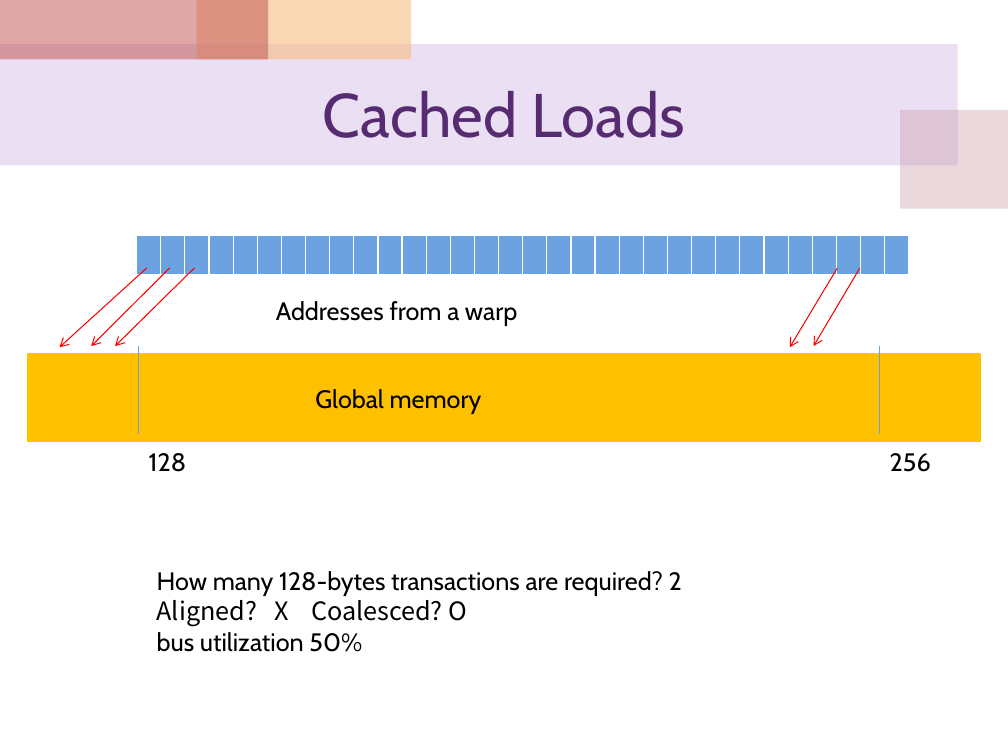
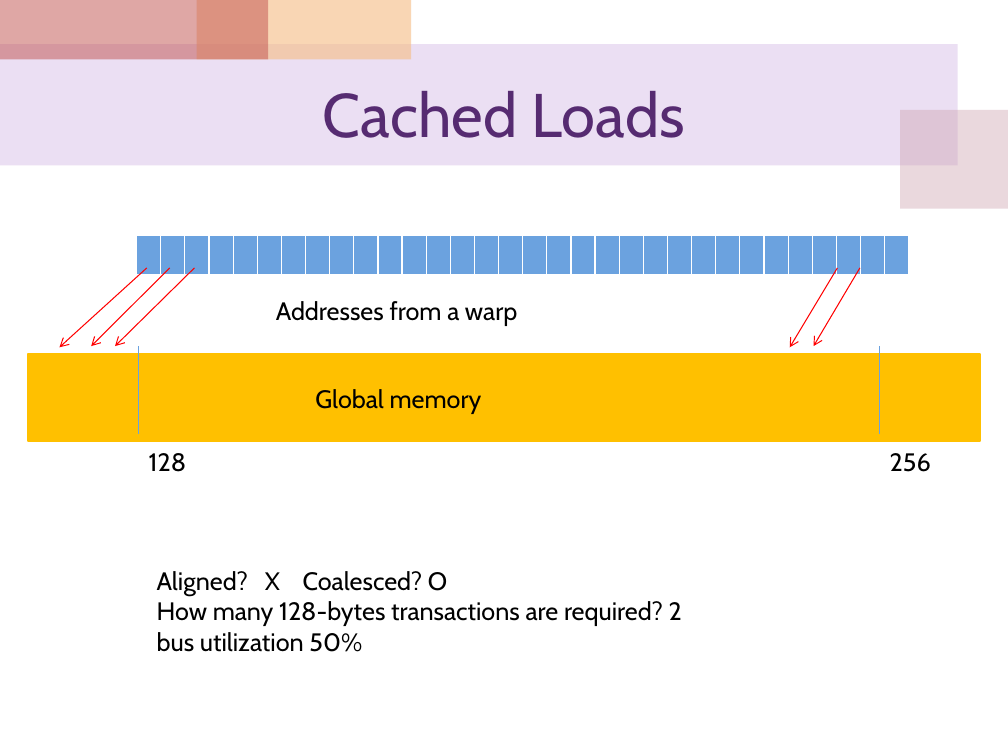
Before and after one commit to cocojk/major, a slide deck: slide 47 of gpu/EE817 Lecture 5 CUDA Memory Architecture.pptx (slide 45 before the commit). Drawn at 1008x756 pixels with LibreOffice and Linux fonts; fonts in the diff are those of the drawing. Boxes give left, top, right and bottom in pixels: in the first picture for what was removed or moved away, otherwise in the second. Text is boxed around its words. In the diff, an @@ line names an element or a change of style, - is before the commit and + after.

```diff
--- a/gpu/EE817 Lecture 5 CUDA Memory Architecture.pptx
+++ b/gpu/EE817 Lecture 5 CUDA Memory Architecture.pptx
@@ text at (157,571,447,596): paragraph added @@
+Aligned? X Coalesced? O
@@ text at (157,595,468,627): paragraph removed @@
-Aligned? X Coalesced? O
```
Also in this commit, not shown: 12 other slides changed, 6 slides added, 2 other files.
